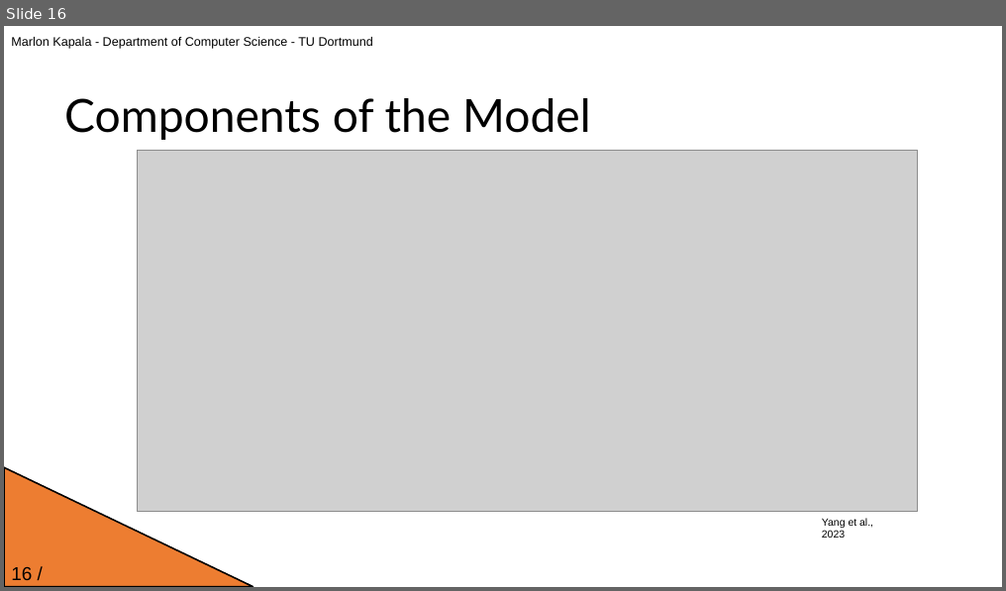
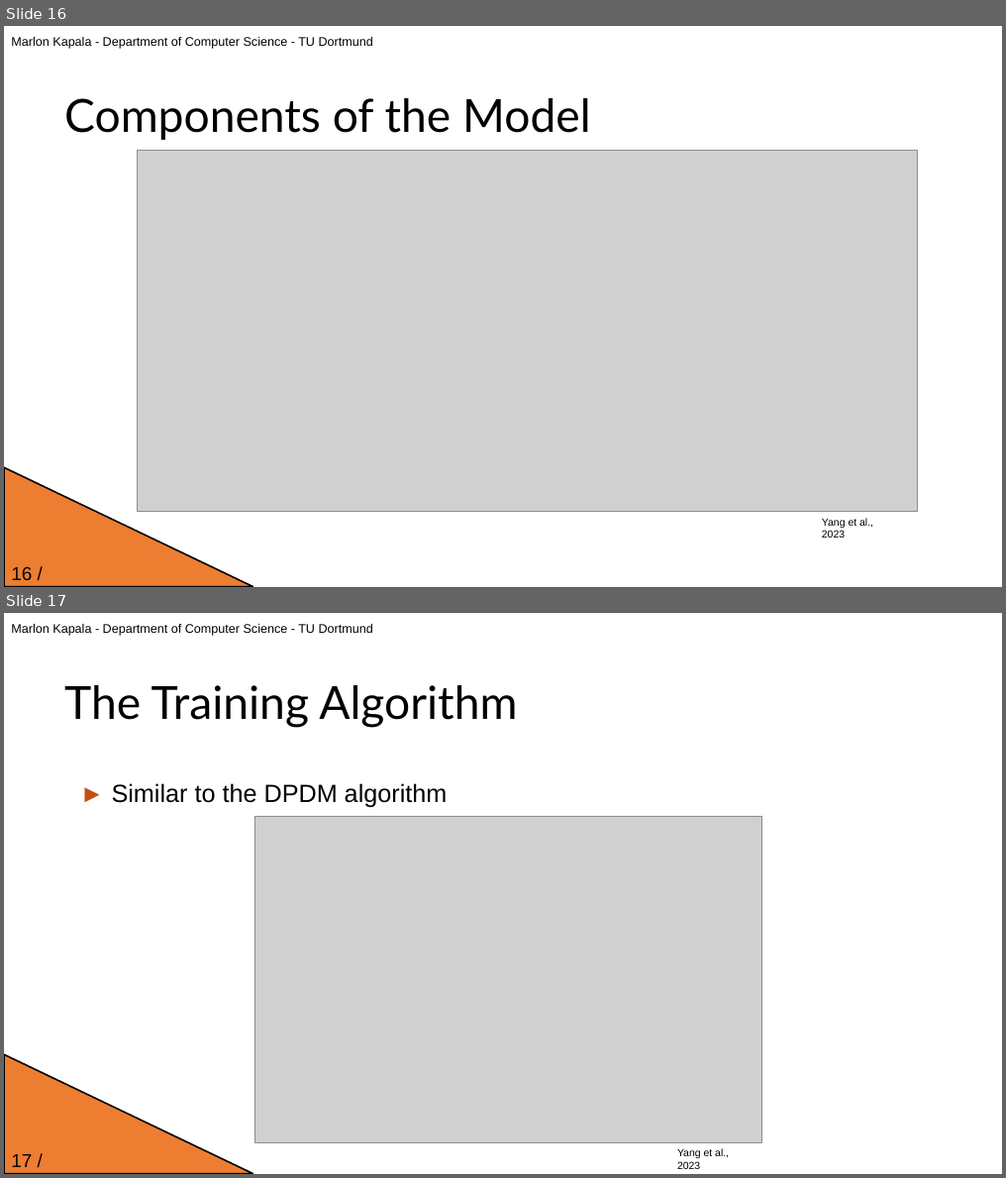
Before and after one commit to JavaLangMarlon/ddm-proseminar-tu-dortmund, a slide deck: presentation.pptx. Shown one above the other, each under a label of ours: slide 16 before the commit, slides 16 and 17 after it. The pictures are 1006x591 and 1006x1178 pixels, drawn with LibreOffice and Linux fonts; fonts in the diff are those of the drawing; grey boxes stand for pictures; background and template pictures are left out. Boxes give left, top, right and bottom in pixels: in the first picture for what was removed or moved away, otherwise in the second. Text is boxed around its words. In the diff, an @@ line names an element or a change of style, - is before the commit and + after.

```diff
--- a/presentation.pptx
+++ b/presentation.pptx
@@ slide 17 added at bbox=[4, 613, 1002, 1174], background picture (left out) @@
@@ text added at bbox=[11, 624, 373, 636], 12 pt, text #000000 @@
+Marlon Kapala - Department of Computer Science - TU Dortmund
@@ text added at bbox=[64, 685, 517, 728], 44 pt, text #000000 @@
+The Training Algorithm
@@ text added at bbox=[112, 783, 448, 808], 24 pt, text #000000 @@
+► Similar to the DPDM algorithm
@@ picture added at bbox=[254, 817, 762, 1144] @@
@@ right triangle added at bbox=[4, 1055, 253, 1173], fill #ED7D31, outline #000000 1.5 pt @@
@@ text added at bbox=[11, 1155, 32, 1167], 18 pt, text #000000 @@
+17 / 24
@@ text added at bbox=[677, 1149, 729, 1169], 10 pt, text #000000 @@
+Yang et al., 2023
```
Also in this commit, not shown: 23 other slides changed, 1 other file.
